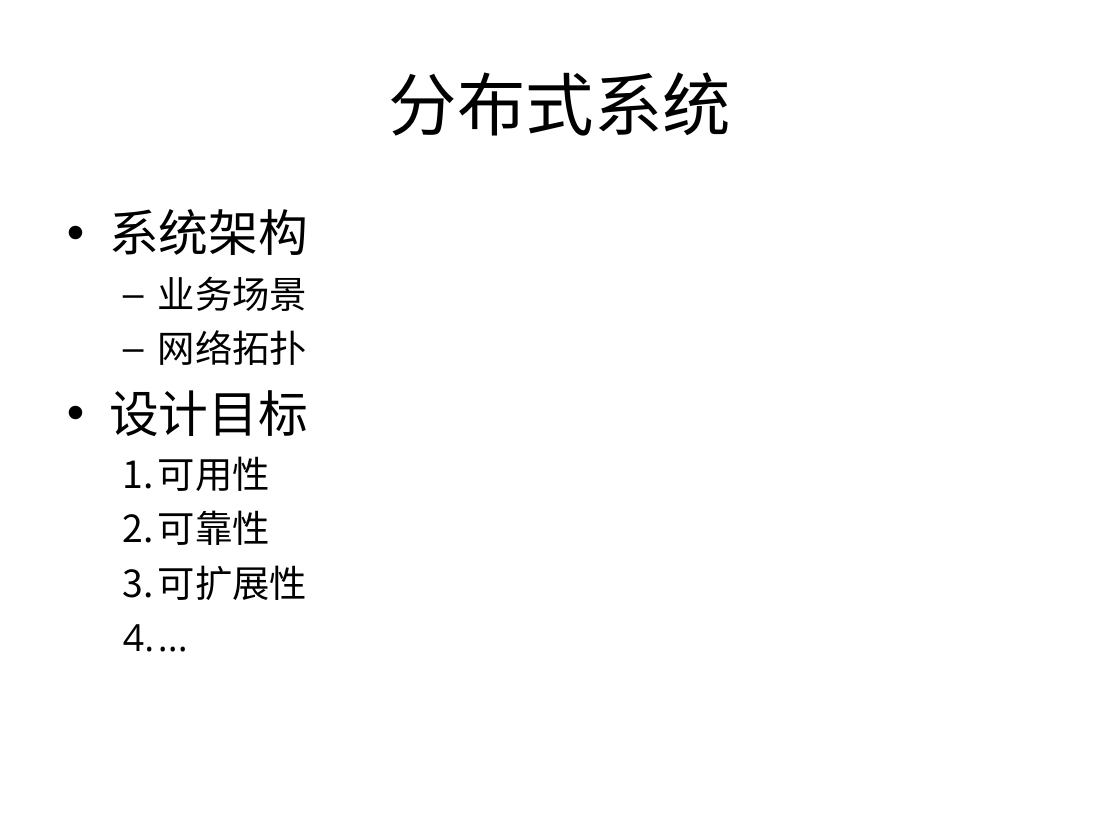
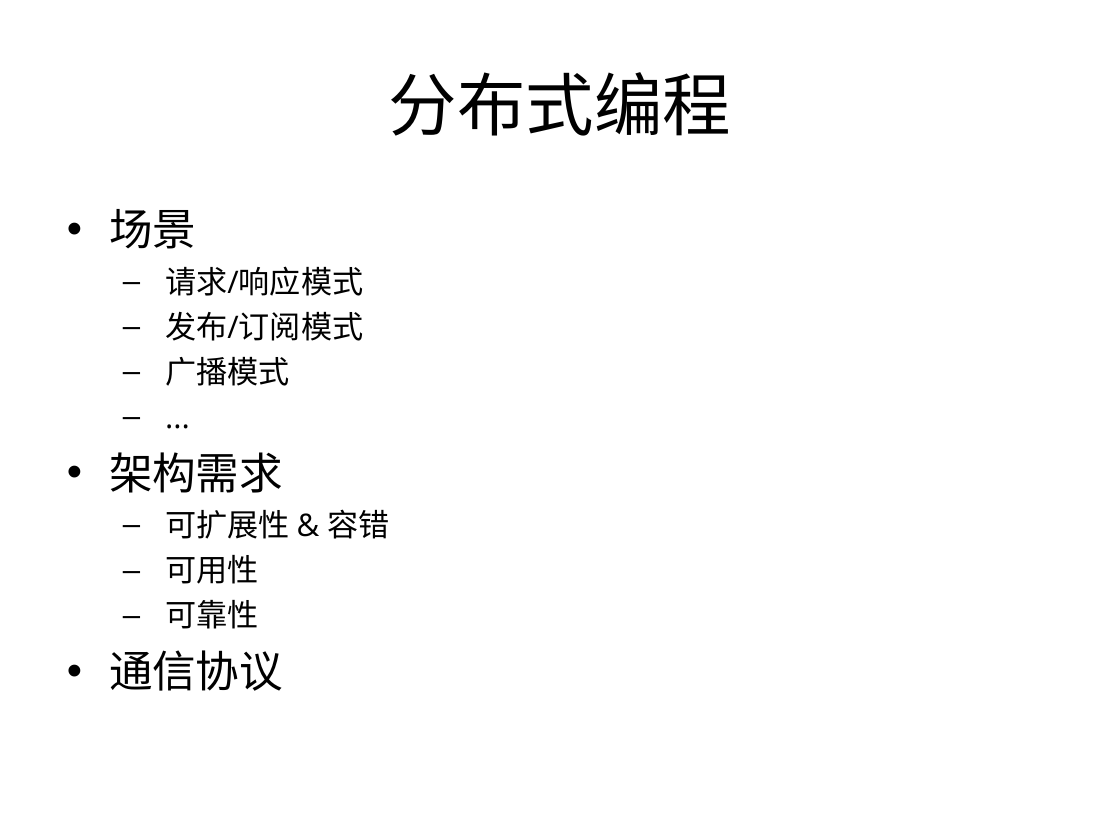
Before and after one commit to proxyio/xio, a slide deck: slide 8 of docs/PROXYIO.ppt (slide 7 before the commit). Drawn at 1120x840 pixels with LibreOffice and Linux fonts; fonts in the diff are those of the drawing. Boxes give left, top, right and bottom in pixels: in the first picture for what was removed or moved away, otherwise in the second. Text is boxed around its words. In the diff, an @@ line names an element or a change of style, - is before the commit and + after.

```diff
--- a/docs/PROXYIO.ppt
+++ b/docs/PROXYIO.ppt
@@ title at [389,72,731,136]: text changed @@
-分布式系统
+分布式编程
@@ text at [109,209,390,539]: text changed; size 32 to 20 pt @@
-• 系统架构
-  – 业务场景
-  – 网络拓扑
-• 设计目标
+• 场景
+  – 请求/响应模式
+  – 发布/订阅模式
+  – 广播模式
+  – ...
+• 架构需求
+  – 可扩展性 & 容错
@@ text at [165,555,258,629]: size 24 to 20 pt in "可用性", "可靠性"; bullet 1. to –; less space between paragraphs @@
@@ text at [109,650,283,691]: text changed; size 24 to 28 pt @@
-  3. 可扩展性
-  4. ...
+• 通信协议
```
Also in this commit, not shown: 3 other slides changed, 10 slides added, 11 slides removed.
